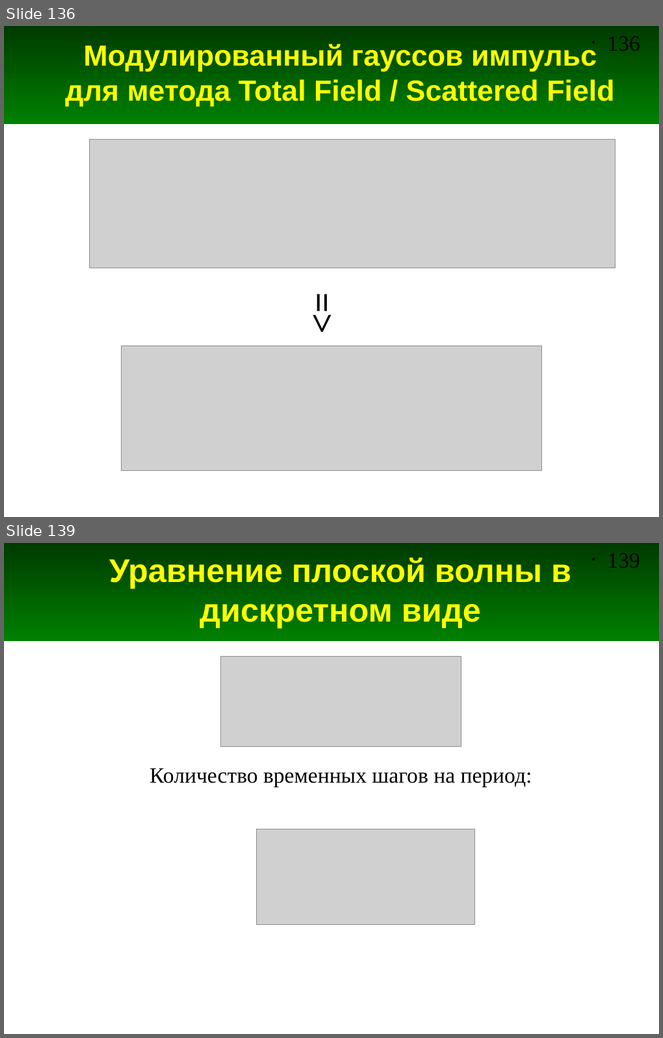
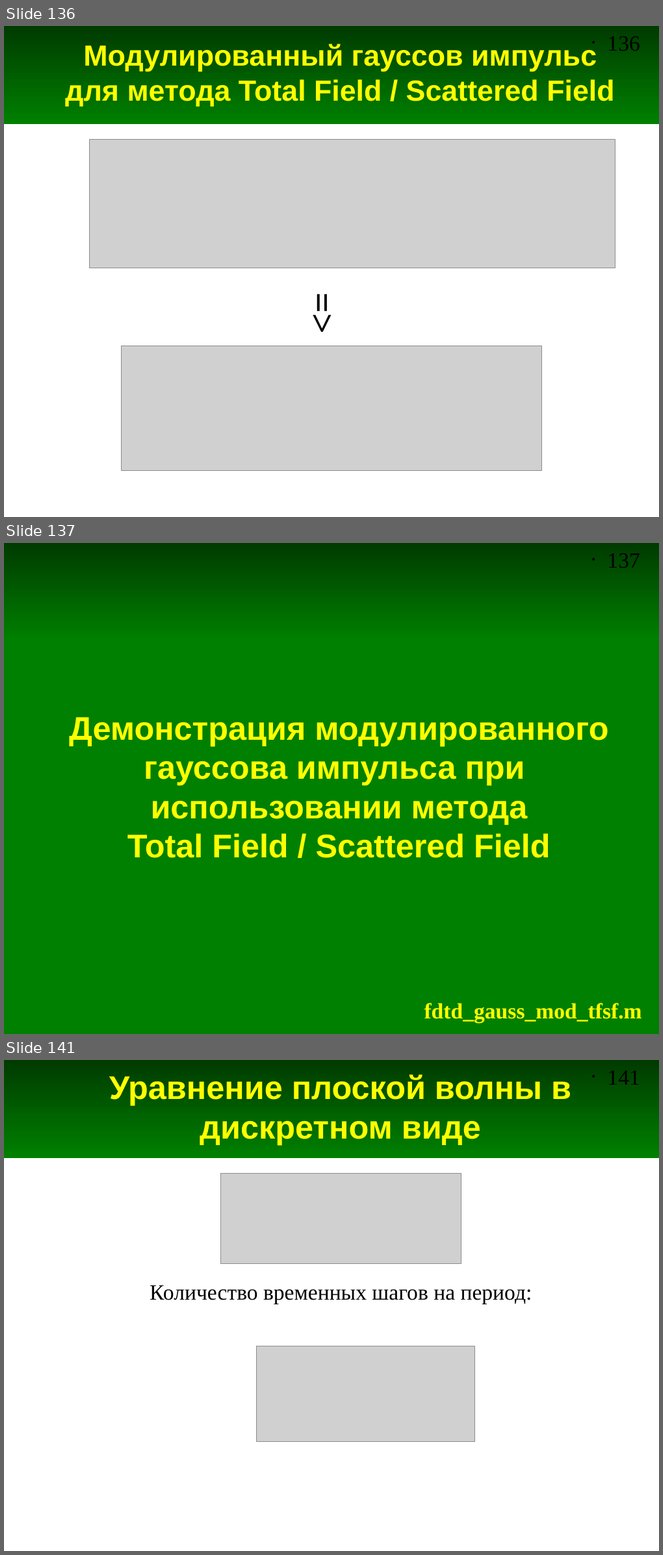
Before and after one commit to andris0147sv/modelling, a slide deck: presentations/2. FDTD.odp. Shown one above the other, each under a label of ours: slides 136 and 139 before the commit, slides 136, 137 and 141 after it; the slides between them are not shown. The pictures are 663x1038 and 663x1555 pixels, drawn with LibreOffice and Linux fonts; fonts in the diff are those of the drawing; grey boxes stand for pictures. Boxes give left, top, right and bottom in pixels: in the first picture for what was removed or moved away, otherwise in the second. Text is boxed around its words. In the diff, an @@ line names an element or a change of style, - is before the commit and + after.

Commit message:
Добавлен скрипт для демонстрации гармонического сигнала с использованием метода TFSF

```diff
--- a/presentations/2. FDTD.odp
+++ b/presentations/2. FDTD.odp
@@ slide 137 added at [4,543,659,1034], background #FFFFFF; not listed: 2 template elements that a slide beside it also shows @@
@@ rectangle added at [4,639,659,1034], fill #008000, outline #008000 0 pt @@
@@ title added at [69,717,608,858], 36 pt, text #FFFF00, bold @@
+Демонстрация модулированного гауссова импульса при
+использовании метода
+Total Field / Scattered Field
@@ text added at [425,1003,642,1023], 24 pt, text #FFFF00, bold @@
+fdtd_gauss_mod_tfsf.m
@@ what was slide 139 is now slide 141 @@
@@ page number at [607,1070,640,1085]: text changed @@
-• 139
+• 141
```
Also in this commit, not shown: 6 slides changed, 3 other slides added, 5 other files.
